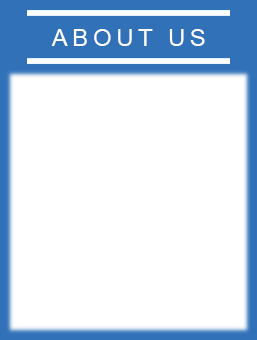
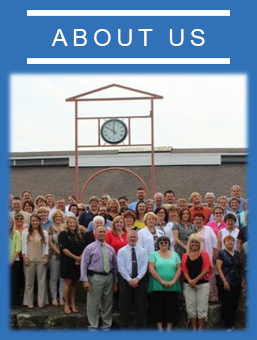
Comparing the layer stacks of the two 257x340 images. Changes:
added layer "Layer 2" in group "Mask" over [6, 72, 251, 334]
